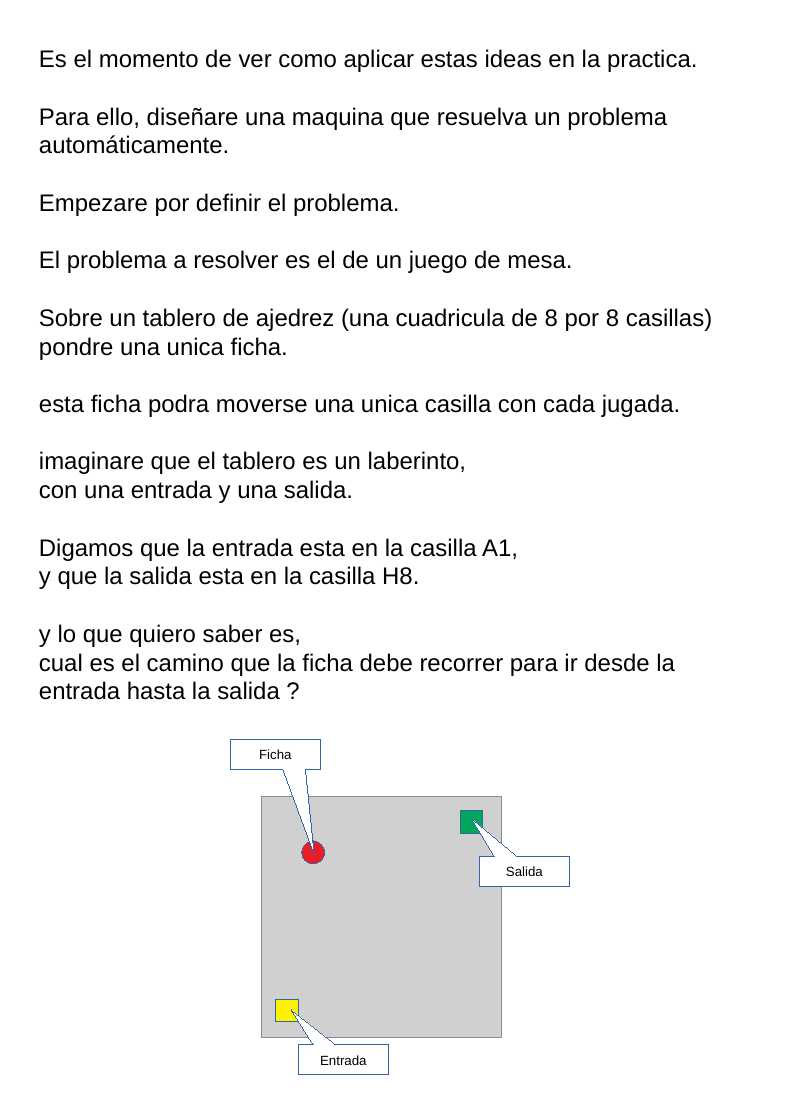
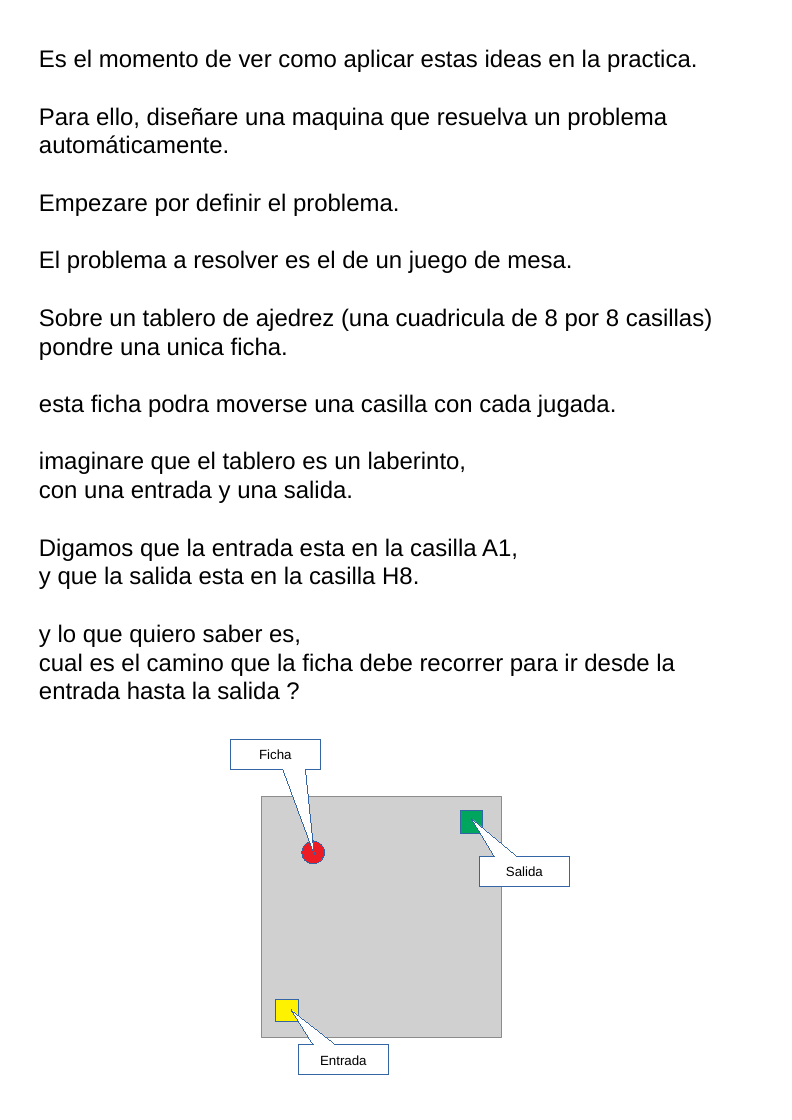
Before and after one commit to fabhrius/La-Cosa, a slide deck: slide 2 of capitulos/Resolver un problema simple/Resolviendo un problema simple.odp. Drawn at 792x1120 pixels with LibreOffice and Linux fonts; fonts in the diff are those of the drawing; grey boxes stand for pictures. Boxes give left, top, right and bottom in pixels: in the first picture for what was removed or moved away, otherwise in the second. Text is boxed around its words. In the diff, an @@ line names an element or a change of style, - is before the commit and + after.

```diff
--- a/capitulos/Resolver un problema simple/Resolviendo un problema simple.odp
+++ b/capitulos/Resolver un problema simple/Resolviendo un problema simple.odp
@@ text at box(39, 394, 617, 417): text changed @@
-esta ficha podra moverse una unica casilla con cada jugada.
+esta ficha podra moverse una casilla con cada jugada.
```
Also in this commit, not shown: 1 other slide changed, 2 slides added, 1 other file.
